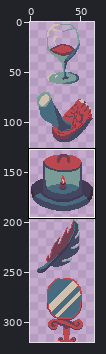
One commit to this pixel-art file: src/assets/art/package_details.aseprite. Above: a wide view before the commit, with the close-up outlined.
Close-up. Before the edit:
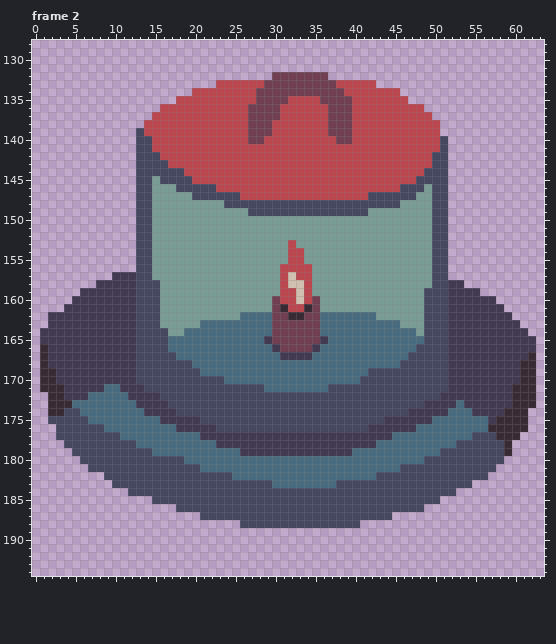
64x320 pixels, 4 frames. Shown: frame 2: x 0..63, y 128..194. The commit also changed other frames or places, which this record leaves out.
After the commit:
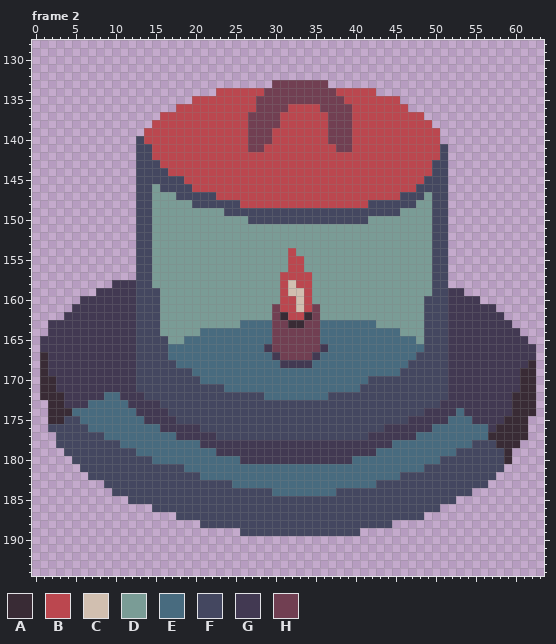
Palette (. is transparent): A #392b35  B #bb474f  C #d1bfb0  D #7a9c96  E #486b7f  F #444760  G #423952  H #713f52
Changes in this commit:
Changed rows in their new state; - is an unchanged pixel.
Frame 2, layer "Layer 1":
first column x 1:
132 -----------------------------.......--------------------------
133 ----------------------.......-------......--------------------
134 -------------------...-----B---------B----...-----------------
135 -----------------..------------HHHH---B------.----------------
136 ---------------..---------B---H----H----------..--------------
137 --------------.---------------------------------.-------------
138 -------------.---------------H-------------------.------------
139 ------------.-------------------------------------------------
140 -------------B--------------H-------H-------------.-----------
141 --------------------------HH---------HH-----------------------
142 --------------B----------------------------------B------------
143 ---------------B----------------------------------------------
144 ----------------BB------------------------------B-------------
145 --------------F---B----------------------------B--------------
146 ---------------FF--BBB-----------------------BB-F-------------
147 -----------------FF---BBB----------------BBBB--F--------------
148 -------------------FFFF--BBBBBBBBBBBBBBBB----FF---------------
149 -----------------------FFF---------------FFFF-----------------
150 --------------------------FFFFFFFFFFFFFFF---------------------
153 -------------------------------D------------------------------
154 --------------------------------D-----------------------------
156 ------------------------------D--D----------------------------
157 ---------...-------------------B------------------------------
158 -------..-----D-----------------B------------------..---------
159 -----..------------------------C----------------D----..-------
160 ----.------------------------D----D--------------------..-----
161 ---.--------------------------B-CB-----------------------.----
162 -..----------------------DDDD-ABBA-DDDDDDD----------------.---
163 --------------------DDDDD------AA---------DDD--------------.--
164 .--------------D--DD-------------------------DD-------------.-
165 ----------------DD----------E------E-----------D-------------.
166 G---------------------------GH----HG-----------E--------------
167 ----------------E------------GHHHHG-----------E--------------G
168 -----------------EE-----------GGGG-----------E--------------G-
169 -G-----------------E---------------------EEEE-----------------
170 --------------------EEE-----------------E---------------------
171 --G-----GG--F----------EEEEE--------EEEE-------------------G--
172 A-----GG--G--FF-------------EEEEEEEE--------------F-----------
173 ---GGG-----G---F--------------------------------FF--G---------
174 ---AE-------G---F-----------------------------FF---G-G----G--A
175 -AA--E-------GG--FFF-----------------------FFF---GG---GG-G----
176 -F----EE-------GG---FF-------------------FF----GG-------G-----
177 --------EE-------GGG--FFFFFFFFFFFFFFFFFFF---GGG-------EEA---A-
178 --F-------EE--------GG--------------------GG--------EE---A-A--
179 ---F--------EE--------GGG--------------GGG--------EE----------
180 ----F---------EEEE-------GGGGGGGGGGGGGG---------EE--------A---
181 -----F------------EE-------------------------EEE---------F----
182 ------FF------------EEEE------------------EEE-----------F-----
183 --------F---------------EEEEE--------EEEEE------------FF------
184 ---------FF------------------EEEEEEEE---------------FF--------
185 -----------FFF------------------------------------FF----------
186 --------------FFF-------------------------------FF------------
187 -----------------FFF------------------------FFFF--------------
188 --------------------FFFFF---------------FFFF------------------
189 -------------------------FFFFFFFFFFFFFFF----------------------
Where, in picture pixels (left, top, right, bottom), the same in both close-ups:
changed: (40, 72, 536, 536)
